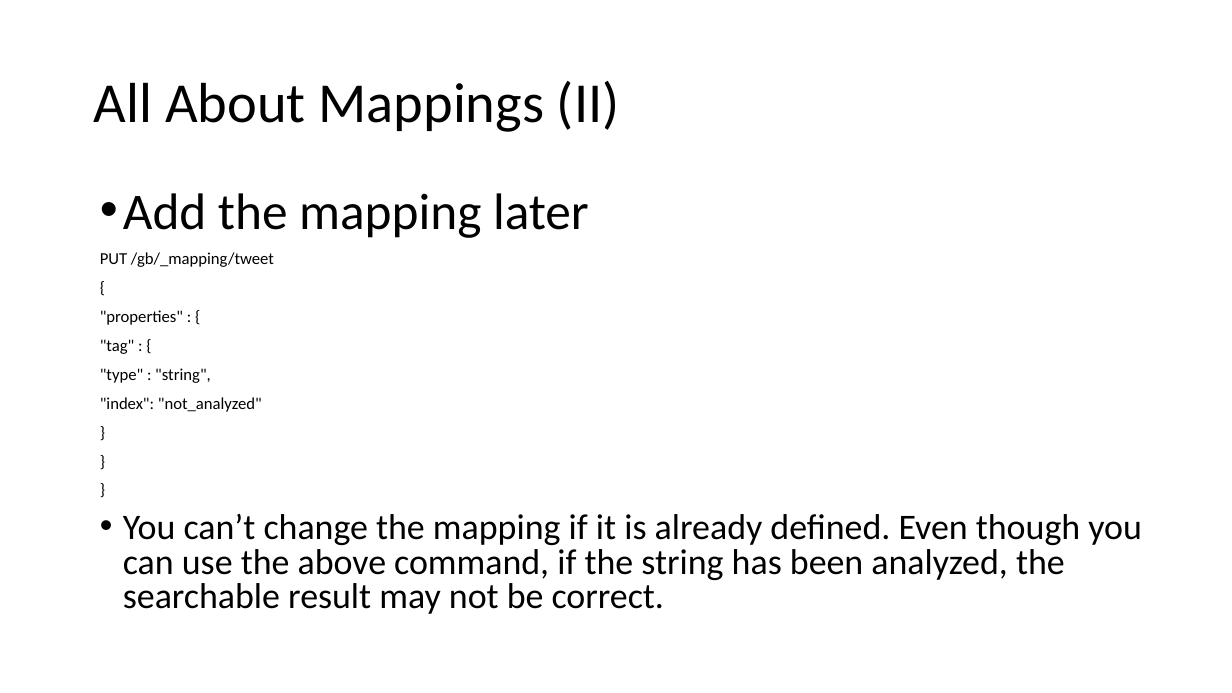
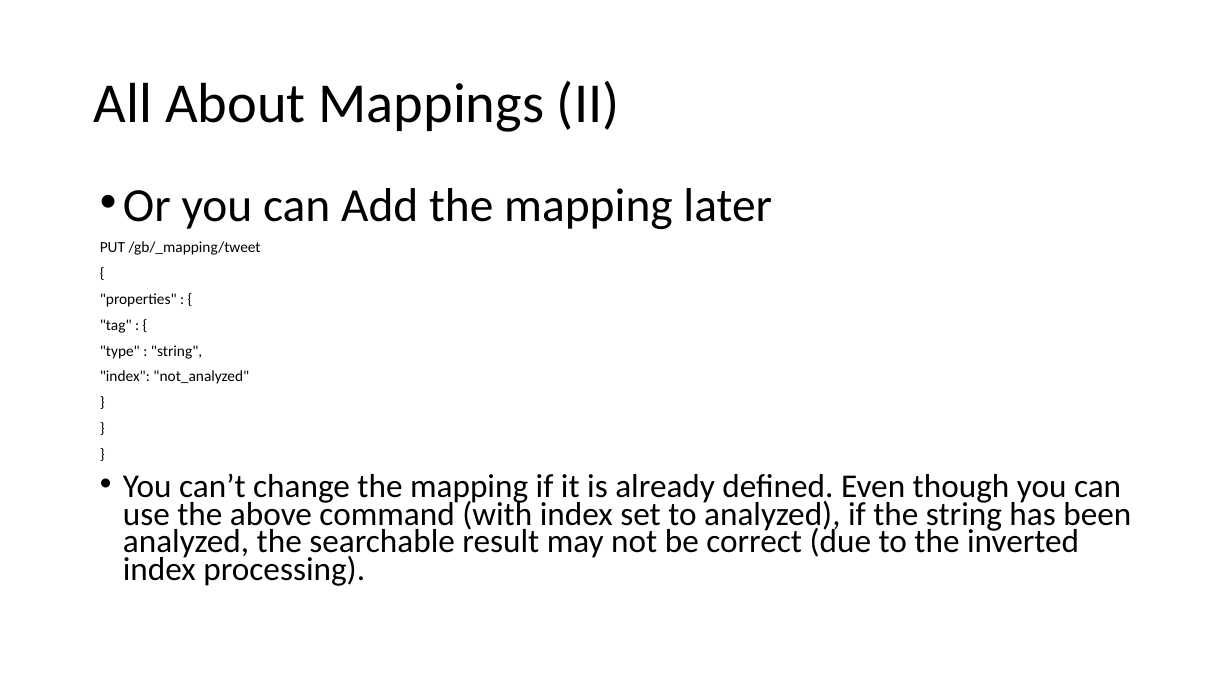
Before and after one commit to cfuxiang/Elasticsearch_Work, a slide deck: slide 8 of ES Definite Guide.pptx. Drawn at 1232x693 pixels with LibreOffice and Linux fonts; fonts in the diff are those of the drawing. Boxes give left, top, right and bottom in pixels: in the first picture for what was removed or moved away, otherwise in the second. Text is boxed around its words. In the diff, an @@ line names an element or a change of style, - is before the commit and + after.

```diff
--- a/ES Definite Guide.pptx
+++ b/ES Definite Guide.pptx
@@ text at bbox=[123, 188, 772, 229]: text changed; size 40 to 37 pt @@
-• Add the mapping later
+• Or you can Add the mapping later
@@ text at bbox=[100, 241, 261, 384]: size 13 to 12 pt in "PUT /gb/_mapping/tweet", "{", ""properties" : {", ""tag" : {" and 5 more places; line spacing 0.8 to 0.7 @@
@@ text at bbox=[123, 474, 1131, 586]: text changed; size 28 to 25.9 pt @@
-• You can’t change the mapping if it is already defined. Even though you can use the above command, if the string has been analyzed, the searchable result may not be correct.
+• You can’t change the mapping if it is already defined. Even though you can use the above command (with index set to analyzed), if the string has been analyzed, the searchable result may not be correct (due to the inverted index processing).
```
Also in this commit, not shown: 4 other slides changed, 1 slide added, 1 slide removed.
